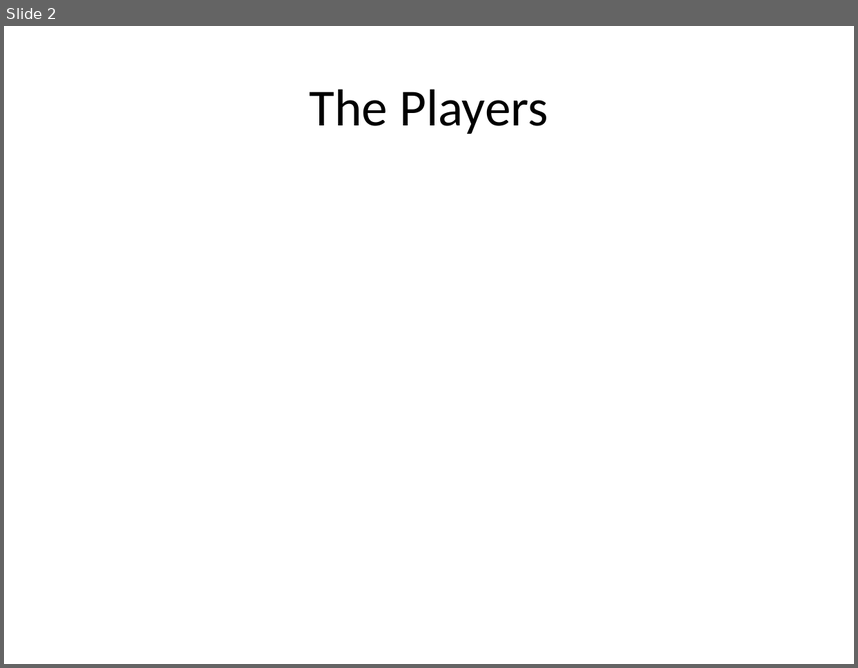
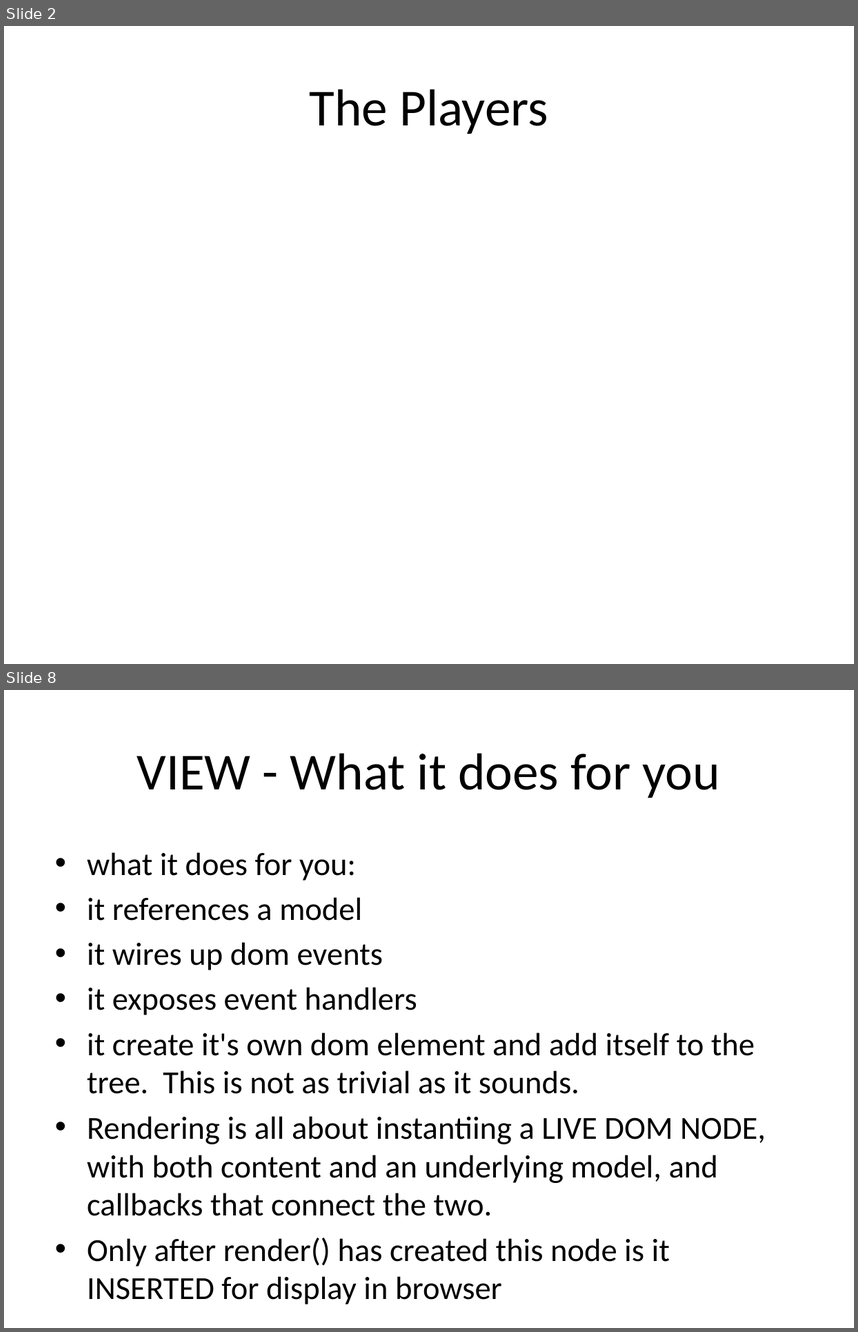
Before and after one commit to jkoynok/TechFest.BackBone, a slide deck: TechFest.Backbone/tf.backbone.pptx. Shown one above the other, each under a label of ours: slide 2 before the commit, slides 2 and 8 after it; the slides between them are not shown. The pictures are 858x668 and 858x1332 pixels, drawn with LibreOffice and Linux fonts; fonts in the diff are those of the drawing. Boxes give left, top, right and bottom in pixels: in the first picture for what was removed or moved away, otherwise in the second. Text is boxed around its words. In the diff, an @@ line names an element or a change of style, - is before the commit and + after.

```diff
--- a/TechFest.Backbone/tf.backbone.pptx
+++ b/TechFest.Backbone/tf.backbone.pptx
@@ slide 8 added at box(4, 690, 854, 1328), background #FFFFFF @@
@@ title added at box(137, 753, 720, 798), 44 pt, text #000000 @@
+VIEW - What it does for you
@@ text added at box(87, 852, 766, 1266), 27.2 pt, text #000000 @@
+• what it does for you:
+• it references a model
+• it wires up dom events
+• it exposes event handlers
+• it create it's own dom element and add itself to the tree. This is not as trivial as it sounds.
+• Rendering is all about instantiing a LIVE DOM NODE, with both content and an underlying model, and callbacks that connect the two.
+• Only after render() has created this node is it INSERTED for display in browser
```
Also in this commit, not shown: 6 other slides added, 1 slide removed, 3 other files.
